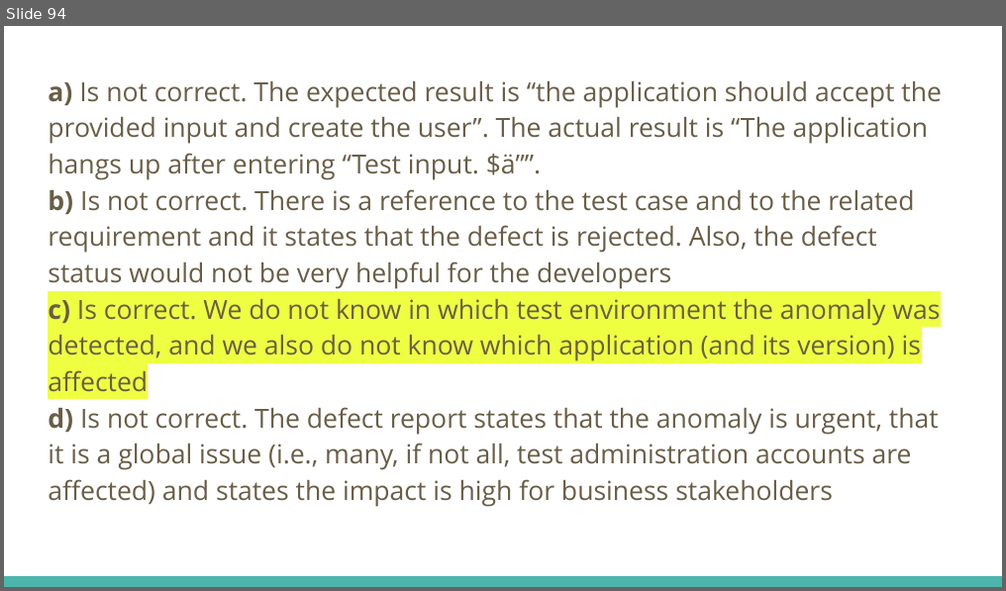
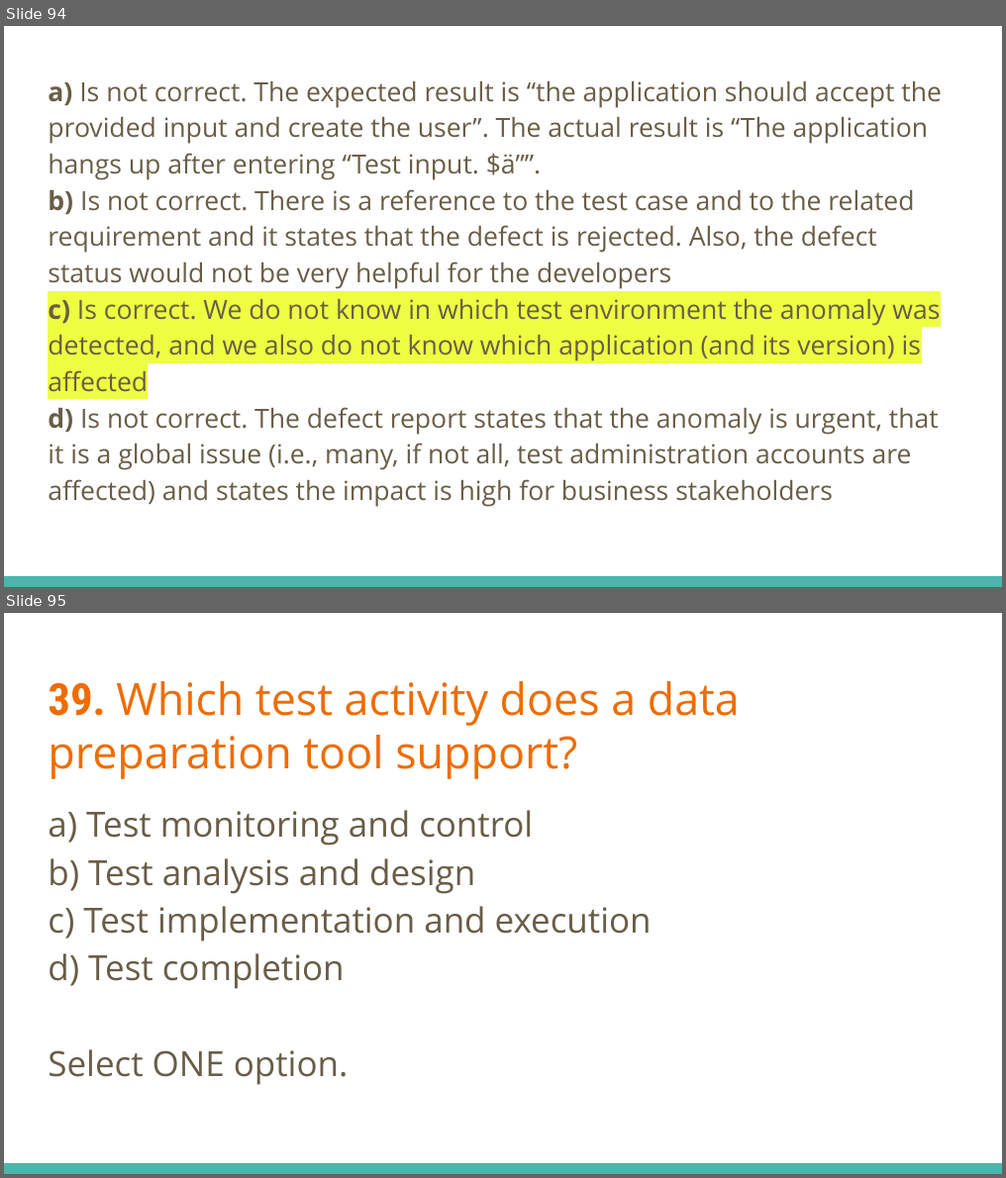
Before and after one commit to fawadmalik/istqb, a slide deck: ISTQB Foundation Level Preparation.pptx. Shown one above the other, each under a label of ours: slide 94 before the commit, slides 94 and 95 after it. The pictures are 1006x591 and 1006x1178 pixels, drawn with LibreOffice and Linux fonts; fonts in the diff are those of the drawing. Boxes give left, top, right and bottom in pixels: in the first picture for what was removed or moved away, otherwise in the second. Text is boxed around its words. In the diff, an @@ line names an element or a change of style, - is before the commit and + after.

```diff
--- a/ISTQB Foundation Level Preparation.pptx
+++ b/ISTQB Foundation Level Preparation.pptx
@@ slide 95 added at (4,613,1002,1174), background #FFFFFF; not listed: 1 template element that a slide beside it also shows @@
@@ title added at (48,681,740,779), 32 pt, text #EF6C00 @@
+39. Which test activity does a data preparation tool support?
@@ text added at (48,810,651,1085), 25 pt, text #695D46 @@
+a) Test monitoring and control
+b) Test analysis and design
+c) Test implementation and execution
+d) Test completion
+Select ONE option.
```
Also in this commit, not shown: 1 other slide added, 2 slides removed.
